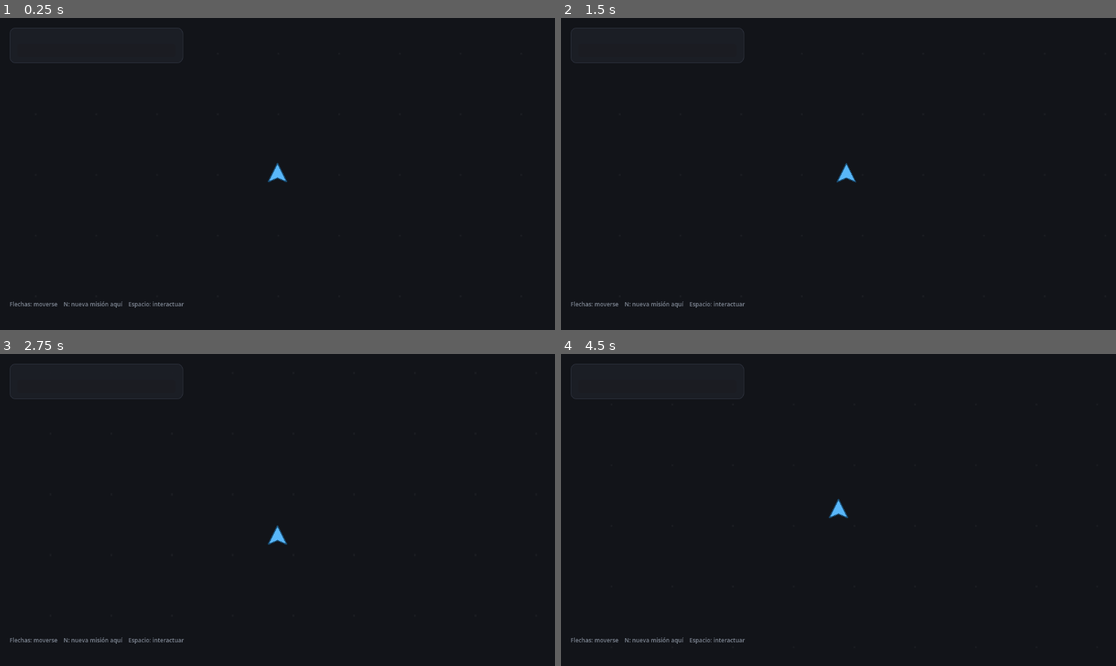
Above: before the commit, frames 1-4 (two rows, left to right).
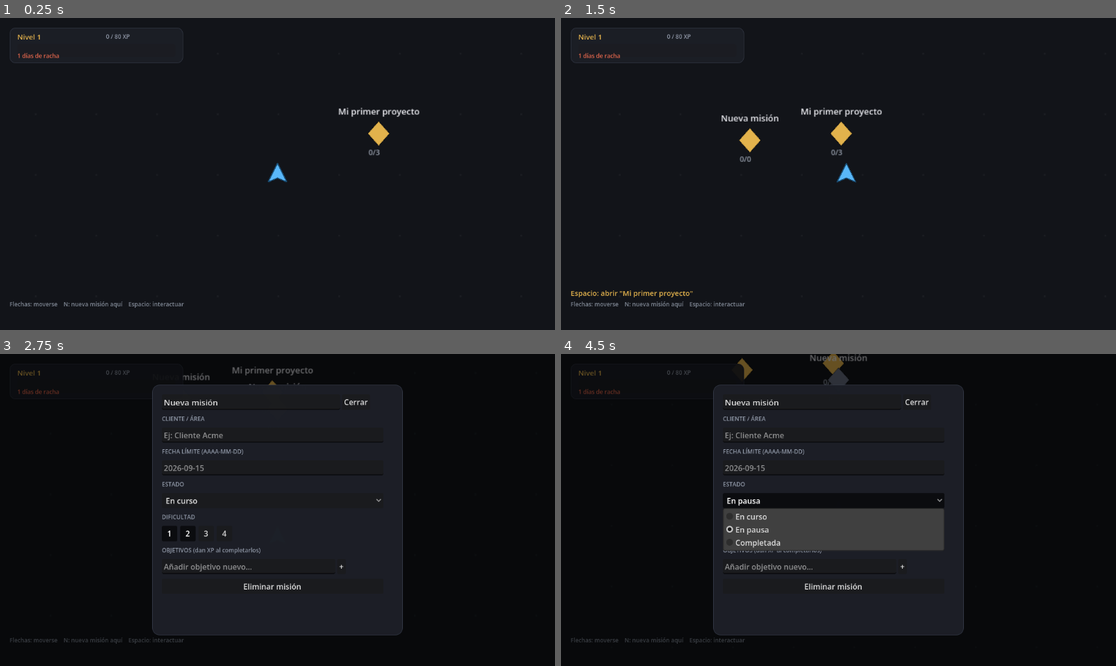
Above: after the commit, the same moments.

Repository: ArmanGC/RPG_LifeIsaGame
Game: Godot game, scene res://Main.tscn
The game is run twice, just before and just after one commit, with the same random seed, the same clock (stepped at 60 frames per second) and the same inputs.
Inputs (mouse positions are in pixels of both pictures, inside the frame that each line leads up to):
- Up to frame 1 (0.25 s): no input
- Up to frame 2 (1.5 s): tap Enter (ui_accept) at 0.5, 0.77 s; hold Right (ui_right) 0.53-1.25 s; tap N at 0.6 s; click (916, 64) at 1.25 s, where only the run after the commit has a clickable "Cerrar"
- Up to frame 3 (2.75 s): hold Down (ui_down) from 2.03 s (still down); tap N at 2.1 s; tap Enter (ui_accept) at 2.27 s
- Up to frame 4 (4.5 s): release Down (ui_down) at 2.75 s; click (832, 500) at 2.75 s, where only the run after the commit has a clickable "En curso"; click (733, 534) at 3.5 s, where only the run after the commit has a clickable "1"; click (832, 500) at 4.25 s, where only the run after the commit has a clickable "En pausa"

The runs differ from the first frame. In frame 1, 0.5% of the frame differs, in the area x 3-76%, y 5-45%; in frame 2, 1.0%; in frame 3, 2.3%; in frame 4, 7.7%, in the area x 1-73%, y 0-93%.
Error before the commit: Parse Error: Cannot use subscript operator on a base of type "null". (res://GameData.gd:98)

Commit message:
Fix parser error: declare explicit return type for get_quest()
GDScript's static type inference can mis-infer an untyped function's
return type as literal null instead of Variant when it returns a
value from inside a loop and falls through to `return null`. Any
later subscript access on the result (q["title"], q["objectives"],
etc. in update_quest_field, add_objective, toggle_objective, ...)
then fails to parse with:
Parser Error: Cannot use subscript operator on a base of type "null".

Declaring get_quest() -> Variant fixes the inference.

Diff:
--- a/godot-project/GameData.gd
+++ b/godot-project/GameData.gd
@@ -81,7 +81,7 @@
 	quests_changed.emit()
 	return q
 
-func get_quest(id: String):
+func get_quest(id: String) -> Variant:
 	for q in quests:
 		if q["id"] == id:
 			return q
